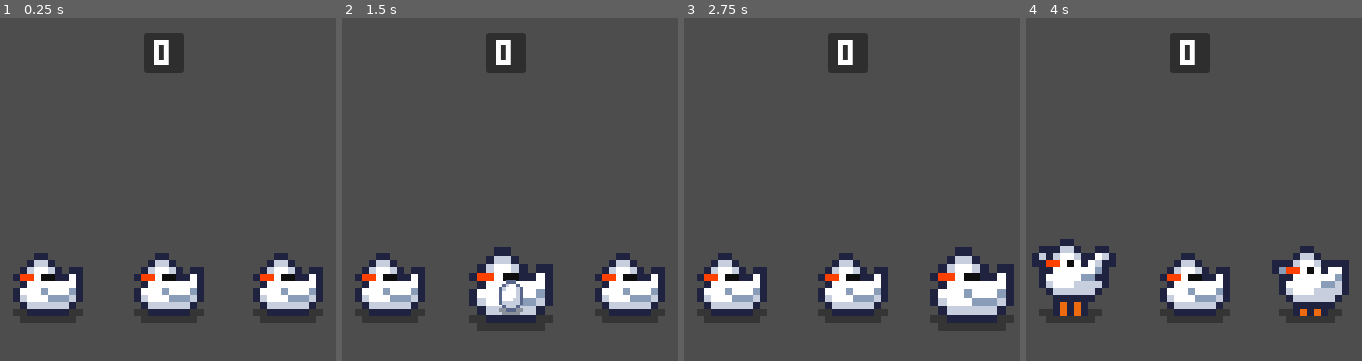
Above: before the commit, frames 1-4 (left to right).
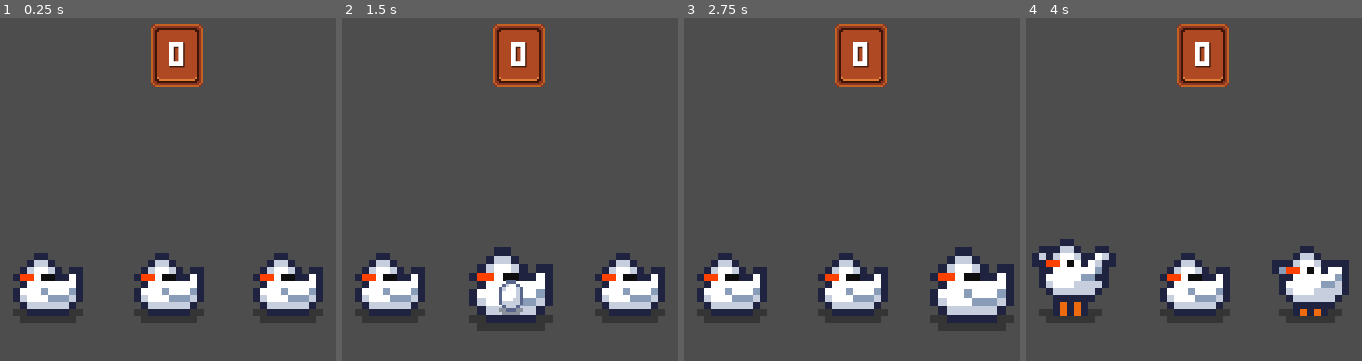
Above: after the commit, the same moments.

Repository: justkuzan/idle-clicker-2
Game: Godot game, scene res://elements/game.tscn
The game is run twice, just before and just after one commit, with the same random seed, the same clock (stepped at 60 frames per second) and the same inputs.
Inputs (mouse positions are in pixels of both pictures, inside the frame that each line leads up to):
- Up to frame 1 (0.25 s): no input
- Up to frame 2 (1.5 s): tap Enter at 0.5 s; move the mouse to (389, 282) at 0.52 s; click (389, 282) at 0.67 s; move the mouse to (510, 282) at 1.27 s; click (510, 282) at 1.42 s
- Up to frame 3 (2.75 s): move the mouse to (972, 282) at 2.02 s; click (972, 282) at 2.17 s
- Up to frame 4 (4 s): move the mouse to (1160, 254) at 2.77 s; click (1160, 254) at 2.92 s; move the mouse to (outside the picture) at 3.52 s; click (outside the picture) at 3.67 s

The runs differ from the first frame. In frame 1, 3.1% of the frame differs, in the area x 42-61%, y 1-21%; in frame 2, 3.1%; in frame 3, 3.1%; in frame 4, 3.1%.

Commit message:
Score label
A properly formatted score label has been added.

Diff:
--- a/elements/game.tscn
+++ b/elements/game.tscn
@@ -1,16 +1,14 @@
-[gd_scene load_steps=6 format=3 uid="uid://dlo7wyvar8o7p"]
+[gd_scene load_steps=5 format=3 uid="uid://dlo7wyvar8o7p"]
 
 [ext_resource type="Script" uid="uid://b6ws3c6uxi7s1" path="res://elements/game.gd" id="1_5q1mt"]
 [ext_resource type="PackedScene" uid="uid://cy03y6wtg4apr" path="res://elements/characters/chicken.tscn" id="1_sfywo"]
-[ext_resource type="FontFile" uid="uid://dphcunee5k7i1" path="res://assets/font/Micro5-Regular.ttf" id="3_siuhl"]
+[ext_resource type="PackedScene" uid="uid://bmlxttg1r46s3" path="res://score_lable.tscn" id="2_pem08"]
 [ext_resource type="PackedScene" uid="uid://dnjaed45bgr80" path="res://elements/custom_cursor.tscn" id="4_pem08"]
-
-[sub_resource type="LabelSettings" id="LabelSettings_pem08"]
-font = ExtResource("3_siuhl")
-font_size = 54
 
 [node name="Game" type="Node2D"]
 script = ExtResource("1_5q1mt")
+
+[node name="CanvasLayer" parent="." instance=ExtResource("2_pem08")]
 
 [node name="Chickens" type="Node2D" parent="."]
 position = Vector2(184.00002, 280)
@@ -30,34 +28,6 @@
 
 [node name="Eggs" type="Node2D" parent="."]
 
-[node name="Panel" type="Panel" parent="."]
-offset_left = 296.0
-offset_top = 32.0
-offset_right = 336.0
-offset_bottom = 72.0
-size_flags_horizontal = 4
-size_flags_vertical = 4
-
-[node name="Label" type="Label" parent="Panel"]
-layout_mode = 1
-anchors_preset = 8
-anchor_left = 0.5
-anchor_top = 0.5
-anchor_right = 0.5
-anchor_bottom = 0.5
-offset_left = -10.0
-offset_top = -27.5
-offset_right = 10.0
-offset_bottom = 27.5
-grow_horizontal = 2
-grow_vertical = 2
-pivot_offset = Vector2(20, 20)
-size_flags_horizontal = 4
-text = "0"
-label_settings = SubResource("LabelSettings_pem08")
-horizontal_alignment = 1
-vertical_alignment = 1
-
 [node name="CustomCursor" parent="." instance=ExtResource("4_pem08")]
 offset_left = 304.0
 offset_top = 24.0
--- /dev/null
+++ b/elements/score_lable.tres
@@ -0,0 +1,11 @@
+[gd_resource type="LabelSettings" load_steps=2 format=3 uid="uid://cxgrybupouog8"]
+
+[ext_resource type="FontFile" uid="uid://dphcunee5k7i1" path="res://assets/font/Micro5-Regular.ttf" id="1_0edjw"]
+
+[resource]
+line_spacing = 0.0
+font = ExtResource("1_0edjw")
+font_size = 52
+font_color = Color(1.096, 1.096, 1.096, 1)
+shadow_size = 2
+shadow_color = Color(0, 0, 0, 0.5137255)
--- /dev/null
+++ b/score_lable.tscn
@@ -0,0 +1,46 @@
+[gd_scene load_steps=4 format=3 uid="uid://bmlxttg1r46s3"]
+
+[ext_resource type="Texture2D" uid="uid://jhgnl4yqwjey" path="res://assets/hud/panels/wood_panel.png" id="1_cpbkv"]
+[ext_resource type="LabelSettings" uid="uid://cxgrybupouog8" path="res://elements/score_lable.tres" id="2_cpbkv"]
+
+[sub_resource type="StyleBoxTexture" id="StyleBoxTexture_cpbkv"]
+texture = ExtResource("1_cpbkv")
+texture_margin_left = 8.0
+texture_margin_top = 8.0
+texture_margin_right = 8.0
+texture_margin_bottom = 10.0
+axis_stretch_horizontal = 1
+axis_stretch_vertical = 1
+
+[node name="CanvasLayer" type="CanvasLayer"]
+
+[node name="PanelContainer" type="PanelContainer" parent="."]
+anchors_preset = 8
+anchor_left = 0.5
+anchor_top = 0.5
+anchor_right = 0.5
+anchor_bottom = 0.5
+offset_left = -16.0
+offset_top = -148.0
+offset_right = 33.0
+offset_bottom = -103.0
+grow_horizontal = 2
+grow_vertical = 2
+theme_override_styles/panel = SubResource("StyleBoxTexture_cpbkv")
+
+[node name="MarginContainer" type="MarginContainer" parent="PanelContainer"]
+layout_mode = 2
+size_flags_horizontal = 4
+size_flags_vertical = 4
+theme_override_constants/margin_left = 10
+theme_override_constants/margin_top = -4
+theme_override_constants/margin_right = 7
+theme_override_constants/margin_bottom = -4
+
+[node name="Label" type="Label" parent="PanelContainer/MarginContainer"]
+layout_mode = 2
+size_flags_horizontal = 4
+text = "0"
+label_settings = ExtResource("2_cpbkv")
+horizontal_alignment = 1
+vertical_alignment = 1
Binary file added: assets/hud/panels/wood_panel.png
Not shown, added: assets/hud/panels/wood_panel.png.import
